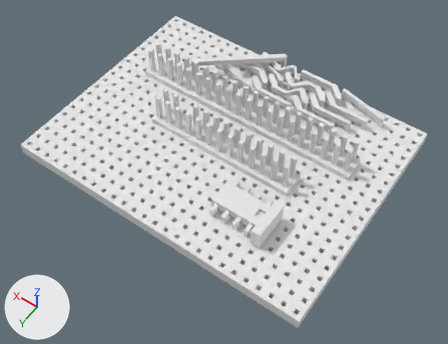
An edit to the Blender file electronics/board.blend, drawn before and after from the same camera.
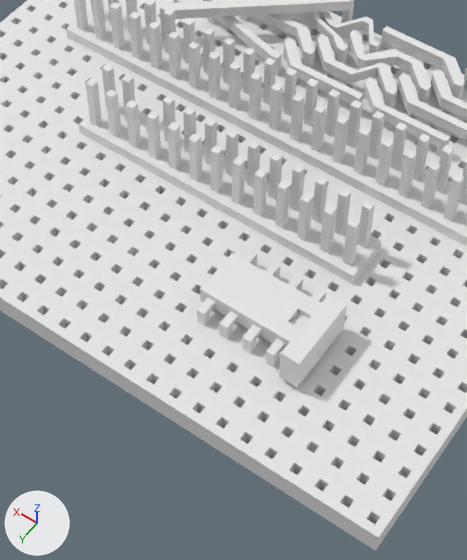
Each version appears first whole from a 50 mm camera at (-6.0, 36.9, 38.8) aimed at (11.7, 12.0, -0.2), and next in a close-up on the part from 25% to 77% of the width and 16% to 97% of the height. Every picture has the same lights, and +X, +Y and +Z are marked at lower left.
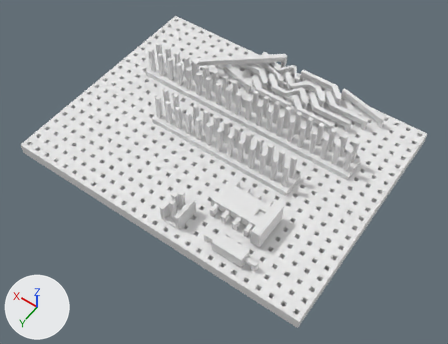
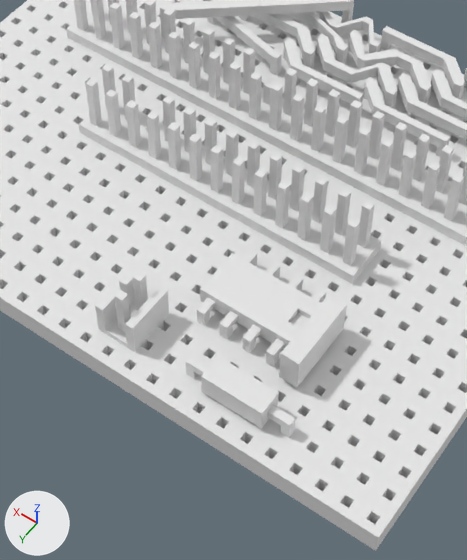
Commit message: Testing a 3D layout of the board in Blender

Edits to the scene script, one JSON object a line:
```json
{"block": "me_cube", "where": "# used by ob_cube; location = (0.0, 0.0, 0.0)"}
{"block": "me_cube", "where": "# verts and faces of me_cube; kept vertices keep their numbers, new ones are numbered from 8318"}
{"block": "me_cube", "where": "# before: 7767 (13.3, 6.3, 3.8) at pixel (275, 60), 7768 (13.3, 6.7, 3.8) at pixel (271, 65), 7769 (13.7, 6.3, 3.8) at pixel (269, 57), 7770 (13.7, 6.7, 3.8) at pixel (264, 62)"}
{"op": "remove", "block": "me_cube", "code": "me_cube.from_pydata(...)  # 8318 vertices, 8927 faces; spans x 0.0..26.0, y 0.0..20.0, z -0.4..3.8"}
{"op": "add", "block": "me_cube", "code": "me_cube.from_pydata(...)  # 8376 vertices, 8956 faces; spans x 0.0..26.0, y 0.0..20.0, z -0.4..3.8"}
{"block": "me_cube", "change": "me_cube part 1"}
{"block": "me_cube", "change": "10 vertices are removed from x 11.0..12.0, y 17.3..18.7, z 1.0"}
{"block": "me_cube", "change": "48 faces are deleted"}
{"block": "me_cube", "change": "56 vertices are added at x 4.3..12.3, y 17.0..19.0, z 1.0..3.2"}
{"block": "me_cube", "change": "12 new vertices lie (0.0, 0.4, 0.0) away from vertices in x 5.2..11.7, y 17.3..18.3, z 1.2..3.2"}
{"block": "me_cube", "change": "77 new faces join them"}
{"block": "me_cube", "change": "me_cube part 2"}
{"op": "add", "block": "me_cube", "code": "for i in [*range(7767, 7771)]: verts[i] += (0.0, 0.0, -1.3)"}
```

Boxes (x1, y1, x2, y2) around the edits, measured in the close-ups (467 x 560 px; the box of a moved part takes in the faces that stretch with it):
```json
{"part": 1, "of": "me_cube", "change": "built on", "before": [84, 282, 294, 438], "after": [84, 268, 296, 438]}
{"part": 2, "of": "me_cube", "change": "moved or reshaped", "before": [263, 58, 276, 105], "after": [263, 80, 275, 105]}
```
